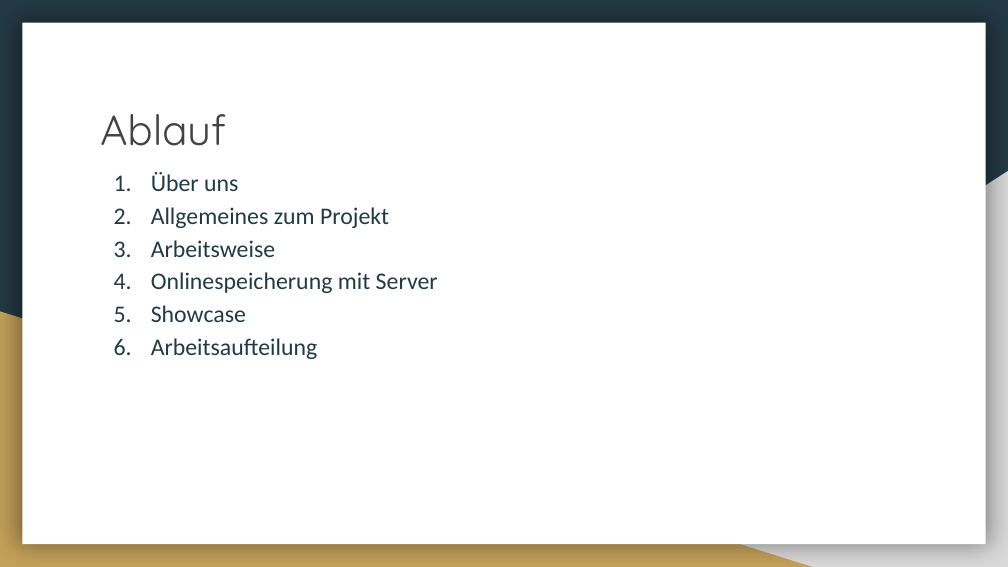
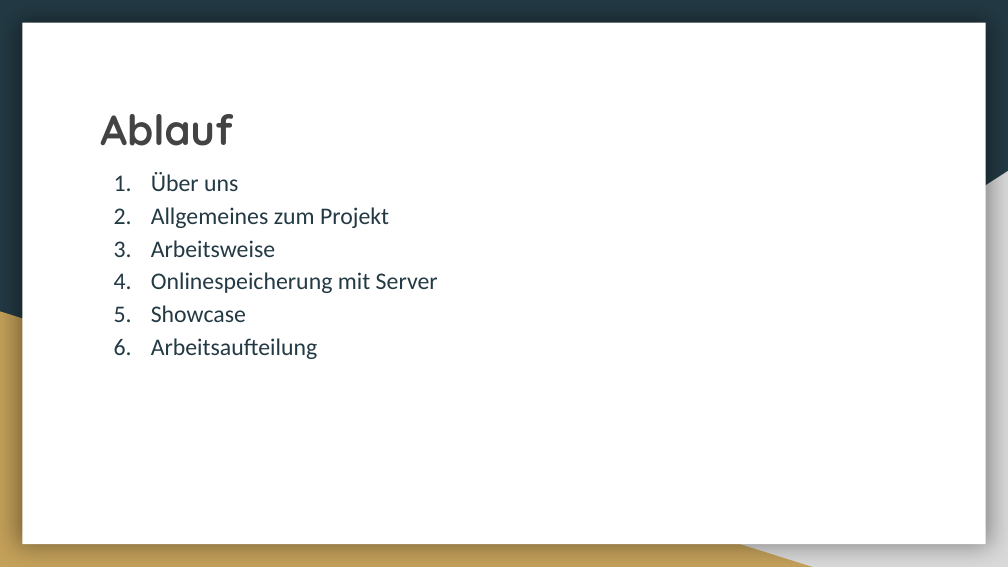
Before and after one commit to Lexa-Heda/TSA, a slide deck: slide 2 of TSA_Vortrag.pptx. Drawn at 1008x567 pixels with LibreOffice and Linux fonts; fonts in the diff are those of the drawing. Boxes give left, top, right and bottom in pixels: in the first picture for what was removed or moved away, otherwise in the second. Text is boxed around its words. In the diff, an @@ line names an element or a change of style, - is before the commit and + after.

```diff
--- a/TSA_Vortrag.pptx
+++ b/TSA_Vortrag.pptx
@@ title "Ablauf" at (x1=100, y1=114, x2=232, y2=146): bold on @@
```
Also in this commit, not shown: 6 other slides changed, 1 slide added, 1 slide removed, 2 other files.
